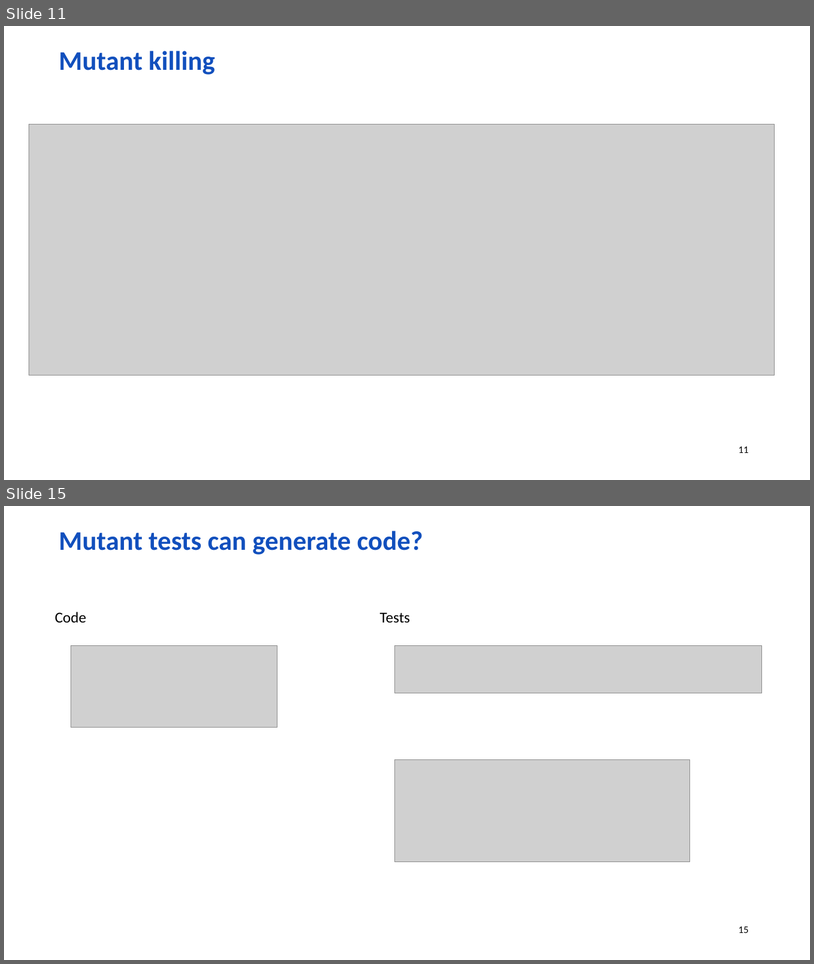
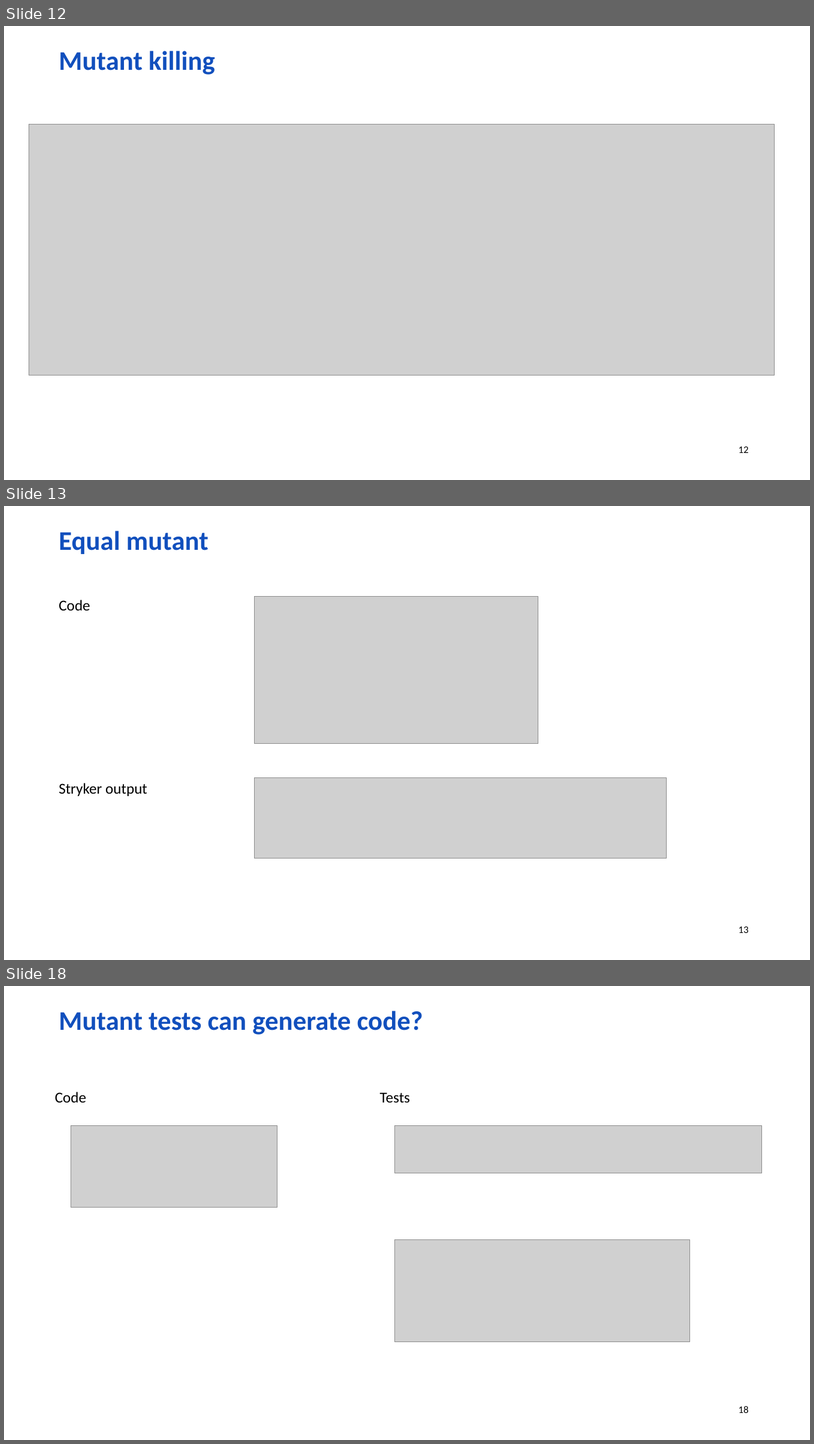
Before and after one commit to wolf-off/Stryker-demo, a slide deck: Mutation [Autosaved].pptx. Shown one above the other, each under a label of ours: slides 11 and 15 before the commit, slides 12, 13 and 18 after it; the slides between them are not shown. The pictures are 814x964 and 814x1444 pixels, drawn with LibreOffice and Linux fonts; fonts in the diff are those of the drawing; grey boxes stand for pictures; background and template pictures are left out. Boxes give left, top, right and bottom in pixels: in the first picture for what was removed or moved away, otherwise in the second. Text is boxed around its words. In the diff, an @@ line names an element or a change of style, - is before the commit and + after.

```diff
--- a/Mutation [Autosaved].pptx
+++ b/Mutation [Autosaved].pptx
@@ slide 13 added at <box>4,506,810,960</box>, background picture (left out); not listed: 1 template element that a slide beside it also shows @@
@@ text added at <box>59,531,209,554</box>, 32 pt, text #114FBD, bold @@
+Equal mutant
@@ text added at <box>59,600,90,610</box>, 18 pt, text #000000 @@
+Code
@@ picture added at <box>254,597,539,744</box> @@
@@ text added at <box>59,783,147,796</box>, 18 pt, text #000000 @@
+Stryker output
@@ picture added at <box>254,778,666,858</box> @@
@@ what was slide 11 is now slide 12 @@
@@ page number at <box>739,446,749,453</box>: text changed @@
-11
+12
@@ what was slide 15 is now slide 18 @@
@@ page number at <box>739,1405,749,1413</box>: text changed @@
-15
+18
```
Also in this commit, not shown: 3 slides changed, 3 other slides added, 1 slide removed, 1 other file.
